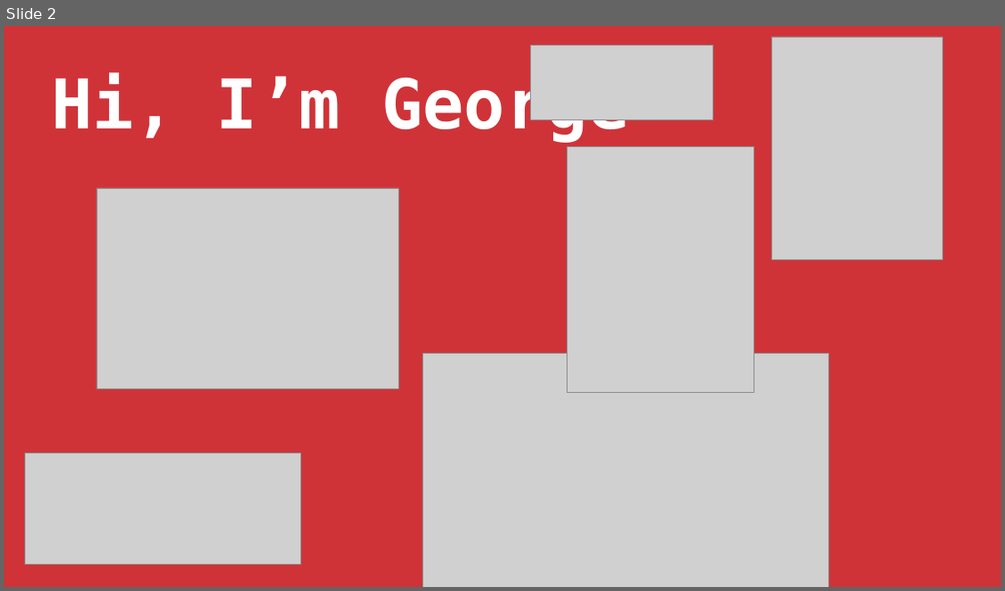
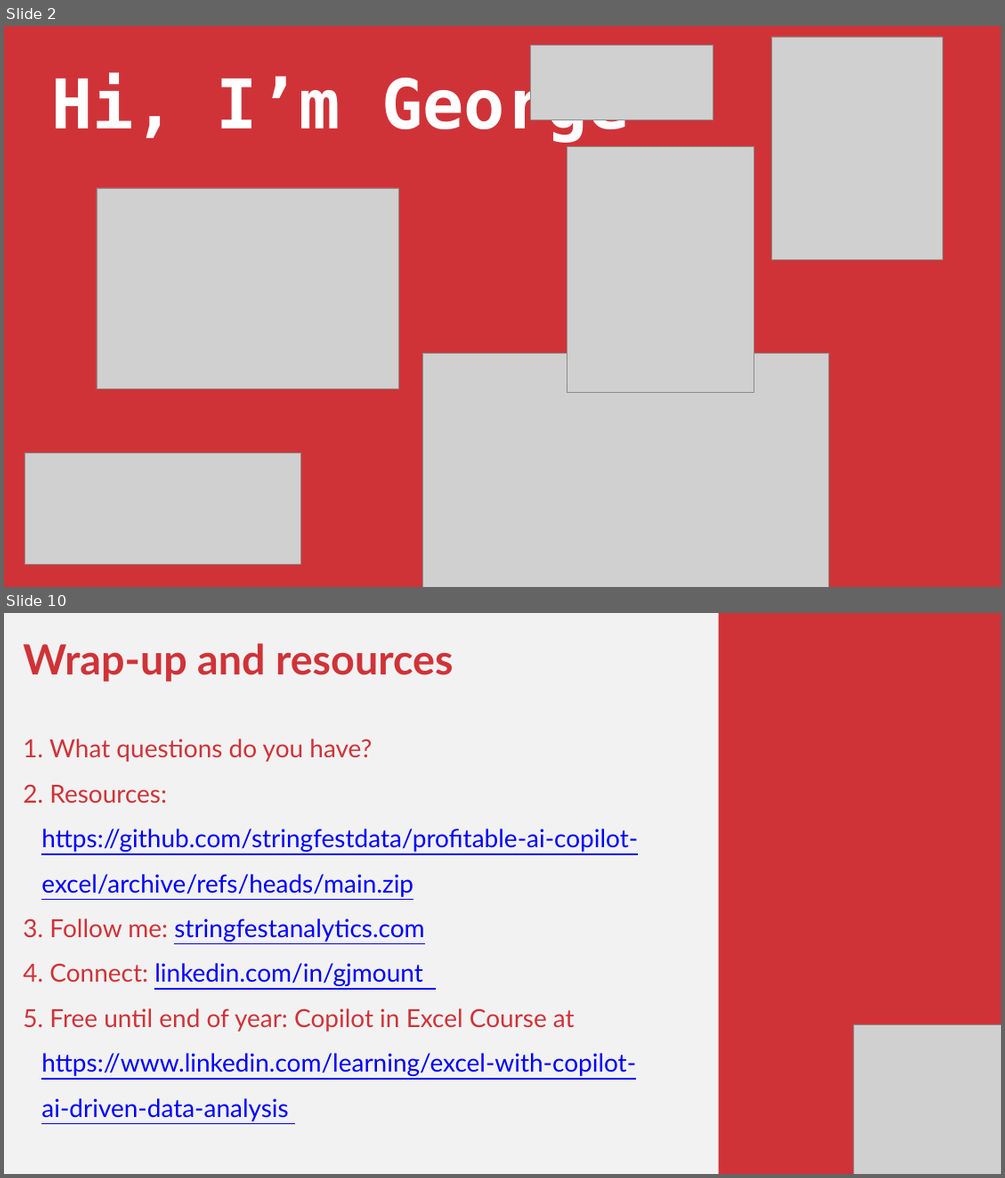
Before and after one commit to stringfestdata/profitable-ai-copilot-excel, a slide deck: intro-copilot-excel-stringfest.pptx. Shown one above the other, each under a label of ours: slide 2 before the commit, slides 2 and 10 after it; the slides between them are not shown. The pictures are 1005x591 and 1005x1178 pixels, drawn with LibreOffice and Linux fonts; fonts in the diff are those of the drawing; grey boxes stand for pictures. Boxes give left, top, right and bottom in pixels: in the first picture for what was removed or moved away, otherwise in the second. Text is boxed around its words. In the diff, an @@ line names an element or a change of style, - is before the commit and + after.

```diff
--- a/intro-copilot-excel-stringfest.pptx
+++ b/intro-copilot-excel-stringfest.pptx
@@ slide 10 added at [4, 613, 1001, 1174], background #F2F2F2 @@
@@ rectangle added at [718, 613, 1001, 1174], fill #CF3338 @@
@@ text added at [23, 643, 638, 1076], 36 pt, text #0000FF, underline @@
+Wrap-up and resources
+1. What questions do you have?
+2. Resources: https://github.com/stringfestdata/profitable-ai-copilot-excel/archive/refs/heads/main.zip
+3. Follow me: stringfestanalytics.com
+4. Connect: linkedin.com/in/gjmount
+5. Free until end of year: Copilot in Excel Course at https://www.linkedin.com/learning/excel-with-copilot-ai-driven-data-analysis
@@ picture added at [853, 1024, 1001, 1174] @@
```
Also in this commit, not shown: 1 slide changed, 5 other slides added, 3 slides removed, 1 other file.
